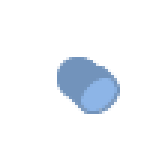
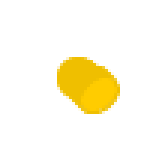
The second 156×156 image is a revision of the first. Changes to its layers:
painted on "Sword" over [69, 60, 120, 114]
painted on "Barrel" over [81, 78, 117, 111]
painted on "Yellow copy #2" over [57, 57, 99, 99]
